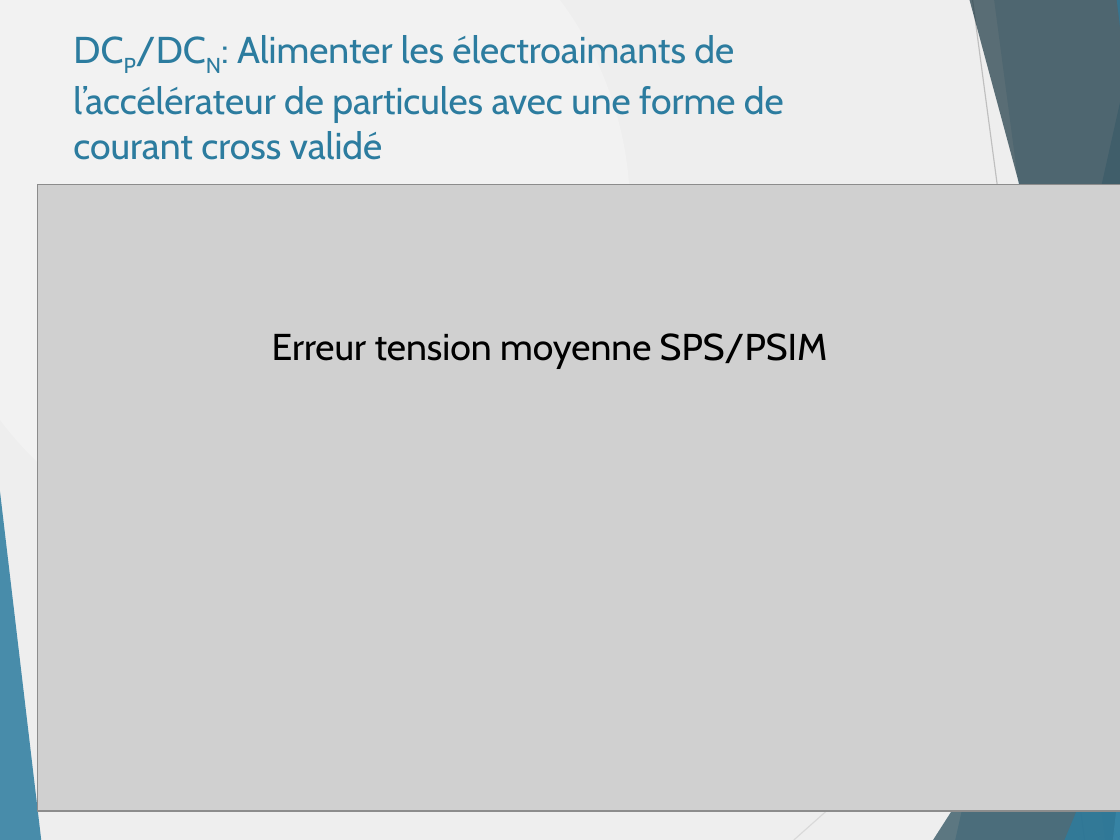
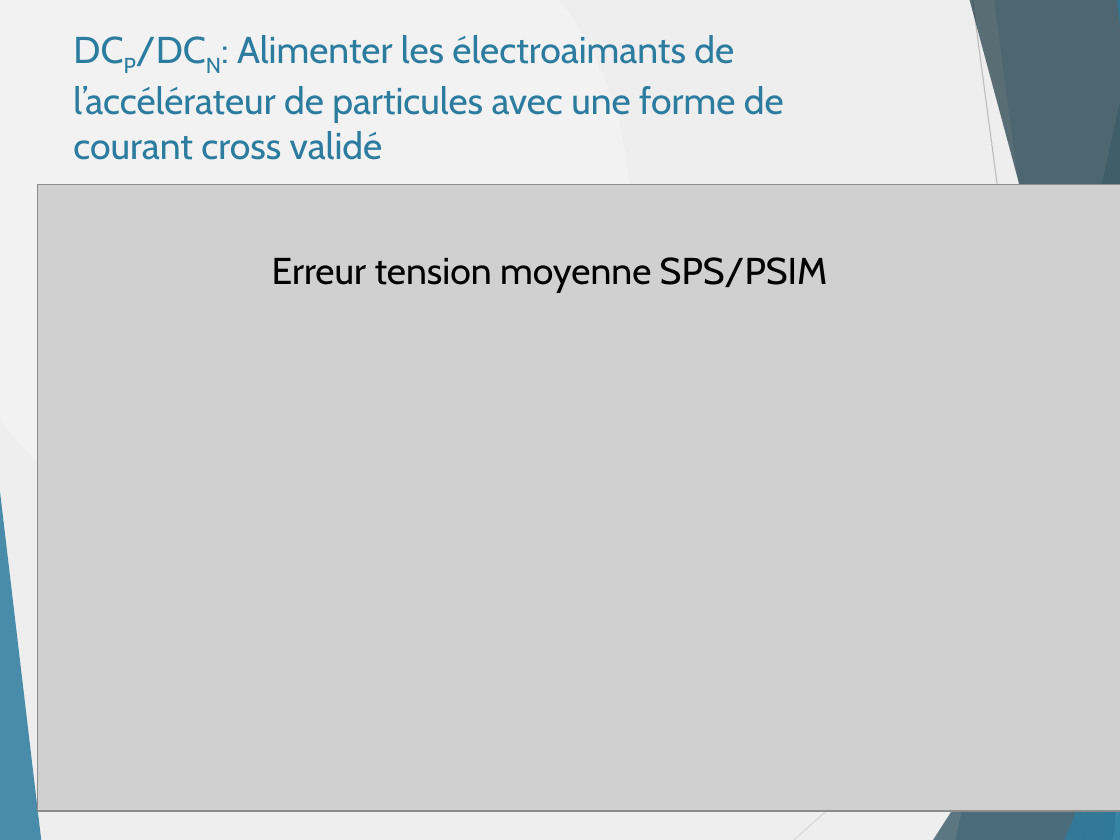
Before and after one commit to danthib76/DesignIV, a slide deck: slide 20 of Remise/Remise 3/RAE.pptx (slide 21 before the commit). Drawn at 1120x840 pixels with LibreOffice and Linux fonts; fonts in the diff are those of the drawing; grey boxes stand for pictures. Boxes give left, top, right and bottom in pixels: in the first picture for what was removed or moved away, otherwise in the second. Text is boxed around its words. In the diff, an @@ line names an element or a change of style, - is before the commit and + after.

Commit message:
RAE version 1
Il ne reste que les avancements sur le contrôle avec Excel à faire

```diff
--- a/Remise/Remise 3/RAE.pptx
+++ b/Remise/Remise 3/RAE.pptx
@@ text "Erreur tension moyenne SPS/PSIM": place and size @@
-text "Erreur tension moyenne SPS/PSIM" at box(272, 333, 828, 369)
+text "Erreur tension moyenne SPS/PSIM" at box(272, 257, 828, 292)
```
Also in this commit, not shown: 8 other slides changed, 3 slides added, 1 slide removed, 4 other files.
